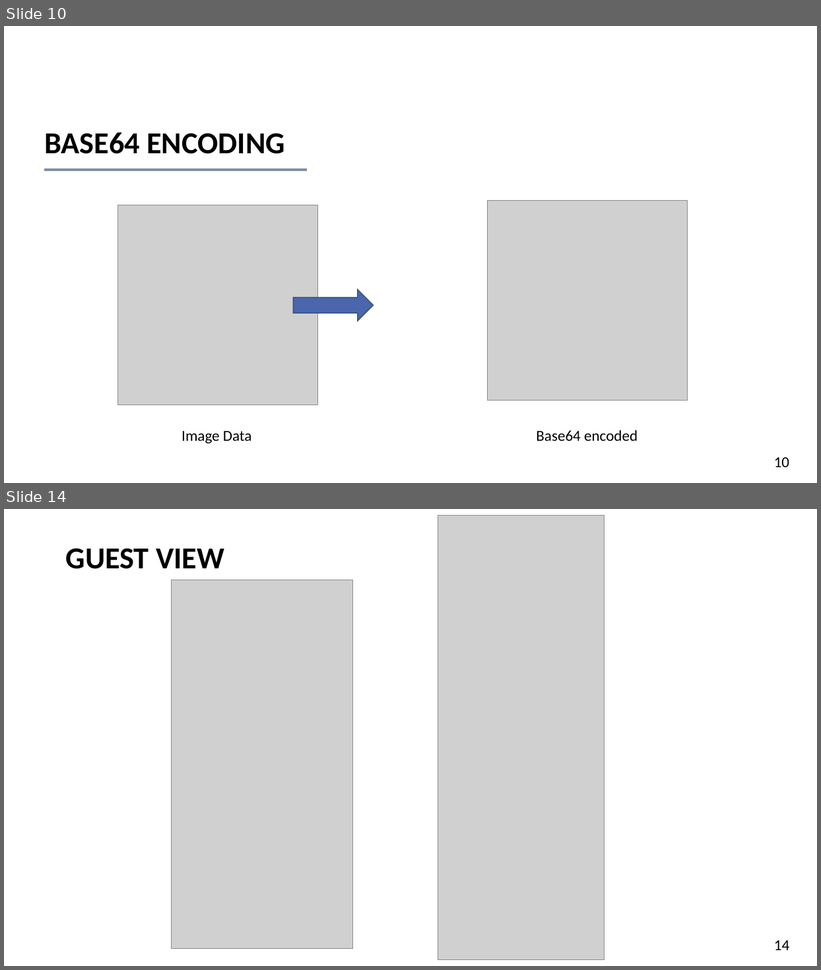
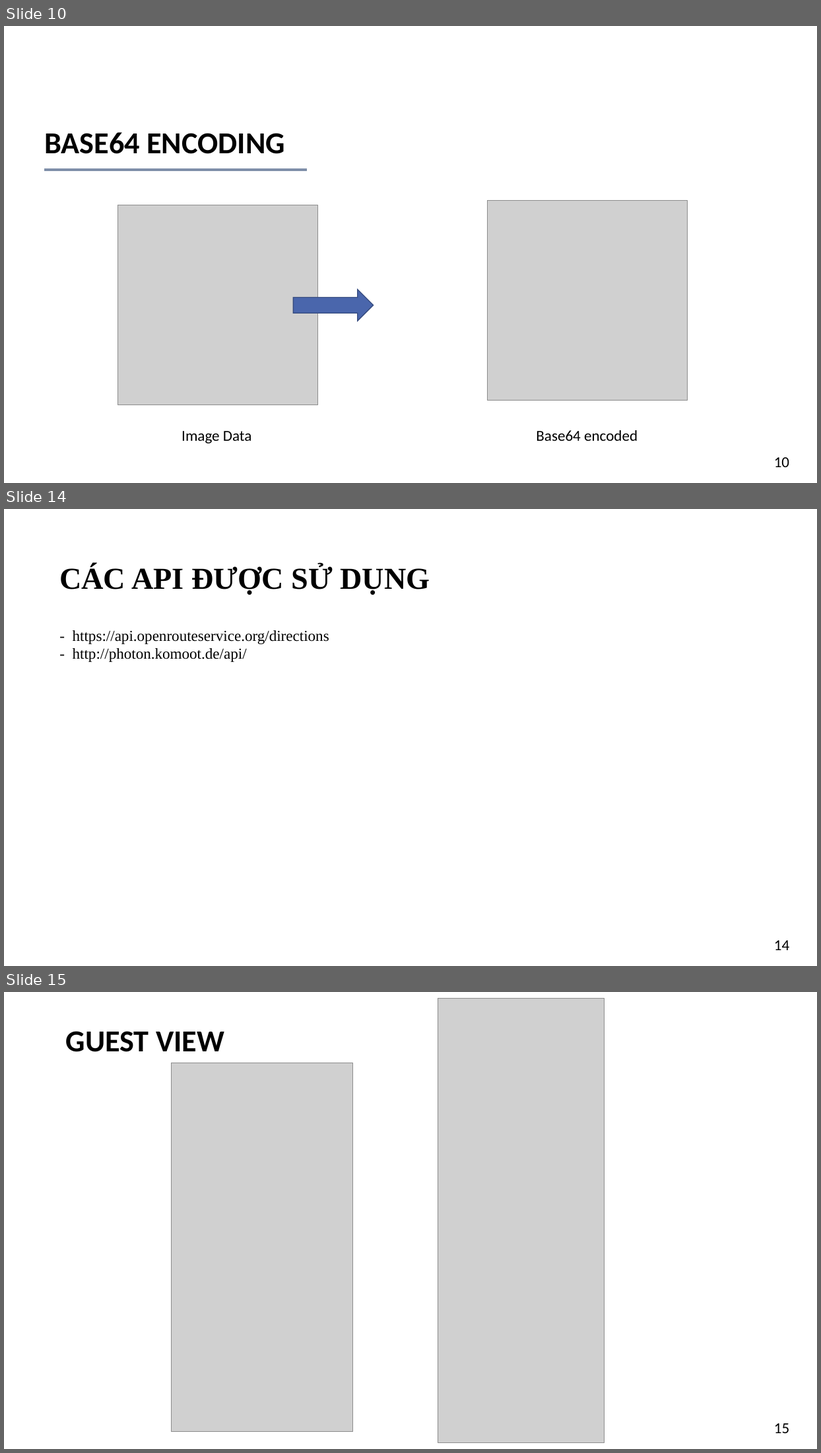
Before and after one commit to kim-ninh/ISE_NTMT_04, a slide deck: 05_Report/FoodMap_Nhom8.pptx. Shown one above the other, each under a label of ours: slides 10 and 14 before the commit, slides 10, 14 and 15 after it; the slides between them are not shown. The pictures are 821x970 and 821x1453 pixels, drawn with LibreOffice and Linux fonts; fonts in the diff are those of the drawing; grey boxes stand for pictures. Boxes give left, top, right and bottom in pixels: in the first picture for what was removed or moved away, otherwise in the second. Text is boxed around its words. In the diff, an @@ line names an element or a change of style, - is before the commit and + after.

```diff
--- a/05_Report/FoodMap_Nhom8.pptx
+++ b/05_Report/FoodMap_Nhom8.pptx
@@ slide 14 added at (4,509,817,966), background #FFFFFF @@
@@ rectangle added at (4,512,16,537), fill #FFFFFF @@
@@ text added at (59,565,430,595), 36 pt, text #000000, bold @@
+CÁC API ĐƯỢC SỬ DỤNG
@@ text added at (73,630,329,662), 18 pt, text #000000 @@
+- https://api.openrouteservice.org/directions
+- http://photon.komoot.de/api/
@@ page number added at (774,941,789,951), 18 pt, text #000000 @@
+14
@@ what was slide 14 is now slide 15 @@
@@ page number at (774,1424,789,1434): text changed @@
-14
+15
```
Also in this commit, not shown: 4 slides changed, 4 other slides added, 3 slides removed, 12 other files.
